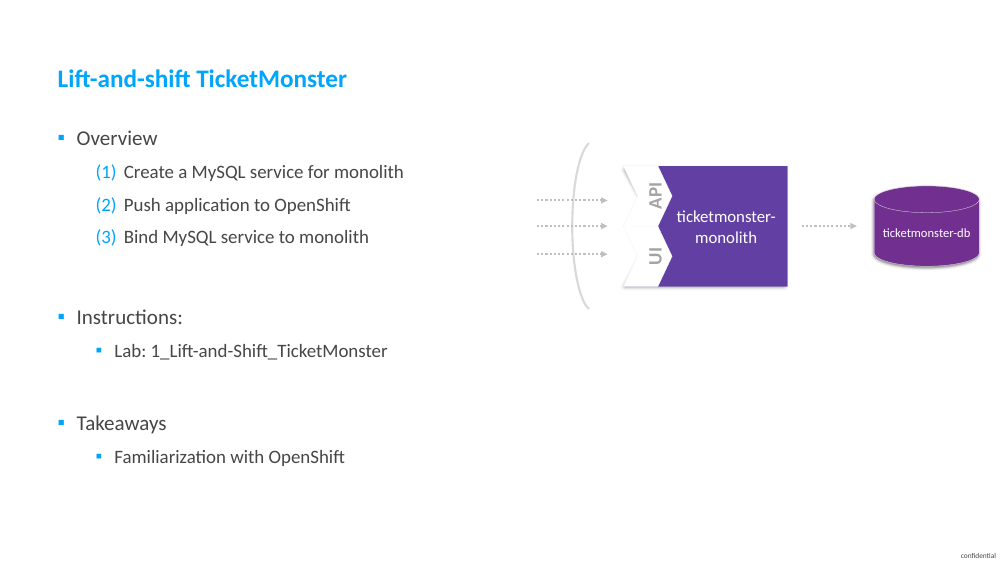
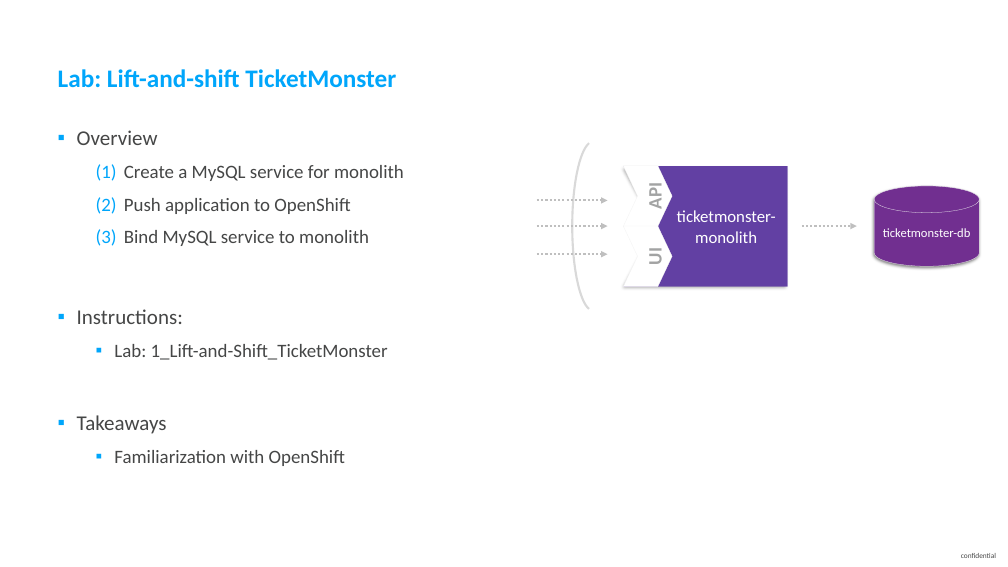
Before and after one commit to thiagobien/ACL, a slide deck: slide 11 of workshop/03_Monolith_to_Microservices/ACMWorkshop_Monolith_to_Microservices.pptx. Drawn at 1008x567 pixels with LibreOffice and Linux fonts; fonts in the diff are those of the drawing. Boxes give left, top, right and bottom in pixels: in the first picture for what was removed or moved away, otherwise in the second. Text is boxed around its words. In the diff, an @@ line names an element or a change of style, - is before the commit and + after.

```diff
--- a/workshop/03_Monolith_to_Microservices/ACMWorkshop_Monolith_to_Microservices.pptx
+++ b/workshop/03_Monolith_to_Microservices/ACMWorkshop_Monolith_to_Microservices.pptx
@@ title at <box>58,69,396,88</box>: text changed @@
-Lift-and-shift TicketMonster
+Lab: Lift-and-shift TicketMonster
```
Also in this commit, not shown: 11 other slides changed, 2 slides added, 2 slides removed, 13 other files.
